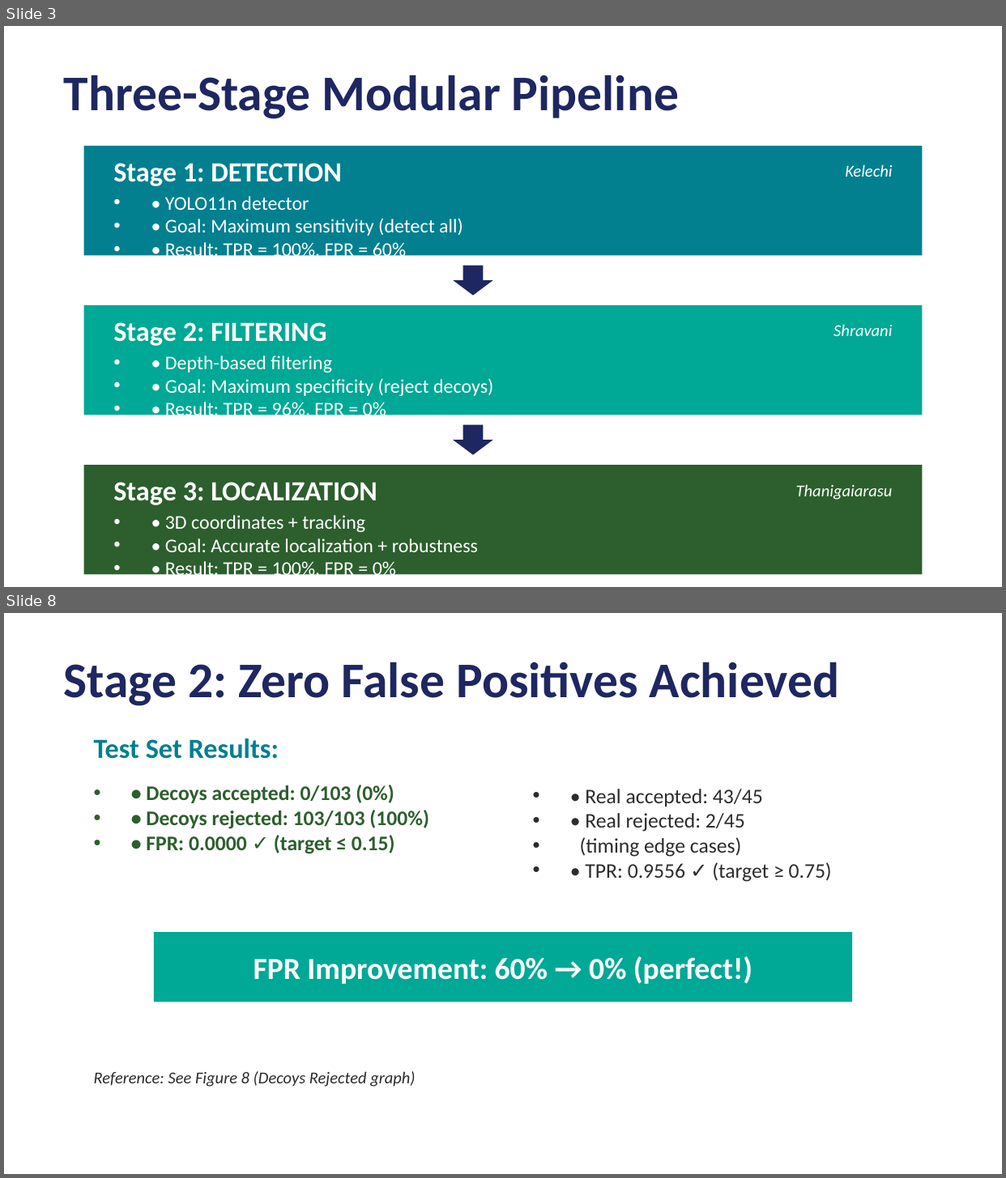
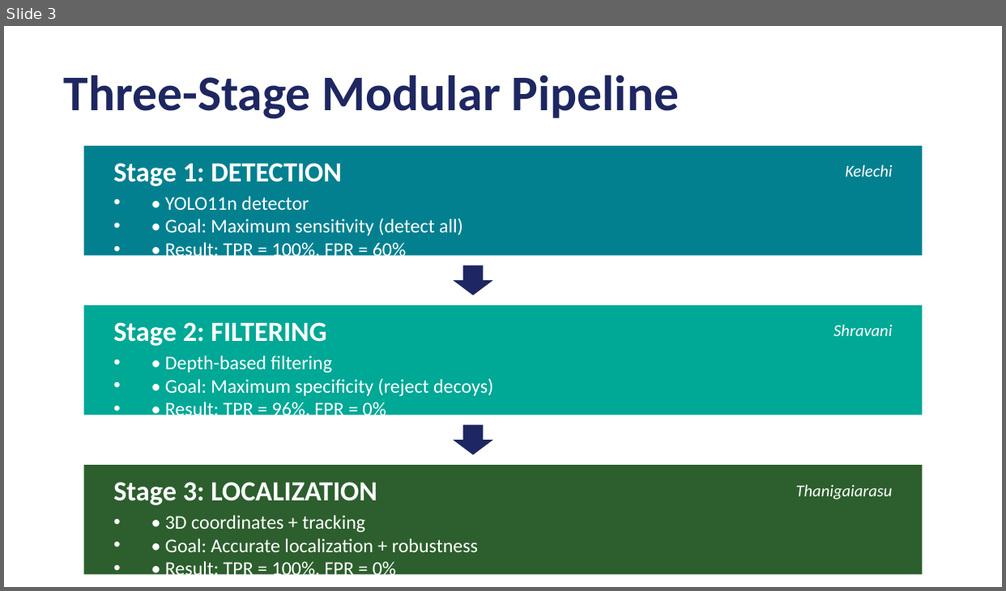
Before and after one commit to ThaniJames/R7020E_Group_7_Object-Detection-and-Localization, a slide deck: Fire_Extinguisher_Detection_Presentation.pptx. Shown one above the other, each under a label of ours: slides 3 and 8 before the commit, slide 3 after it; the slides between them are not shown. The pictures are 1006x1178 and 1006x591 pixels, drawn with LibreOffice and Linux fonts; fonts in the diff are those of the drawing. Boxes give left, top, right and bottom in pixels: in the first picture for what was removed or moved away, otherwise in the second. Text is boxed around its words. In the diff, an @@ line names an element or a change of style, - is before the commit and + after.

```diff
--- a/Fire_Extinguisher_Detection_Presentation.pptx
+++ b/Fire_Extinguisher_Detection_Presentation.pptx
@@ slide 8 removed at (4,613,1002,1174), background #FFFFFF @@
@@ text removed at (64,662,839,706) @@
-Stage 2: Zero False Positives Achieved
@@ text removed at (94,739,279,759) @@
-Test Set Results:
@@ text removed at (146,785,429,854) @@
-• • Decoys accepted: 0/103 (0%)
-• • Decoys rejected: 103/103 (100%)
-• • FPR: 0.0000 ✓ (target ≤ 0.15)
@@ text removed at (580,789,832,882) @@
-• • Real accepted: 43/45
-• • Real rejected: 2/45
-• (timing edge cases)
-• • TPR: 0.9556 ✓ (target ≥ 0.75)
@@ rectangle removed at (154,932,852,1002) @@
@@ text removed at (253,956,752,984) @@
-FPR Improvement: 60% → 0% (perfect!)
@@ text removed at (94,1071,415,1087) @@
-Reference: See Figure 8 (Decoys Rejected graph)
```
Also in this commit, not shown: 4 slides changed, 7 slides added, 6 other slides removed.
